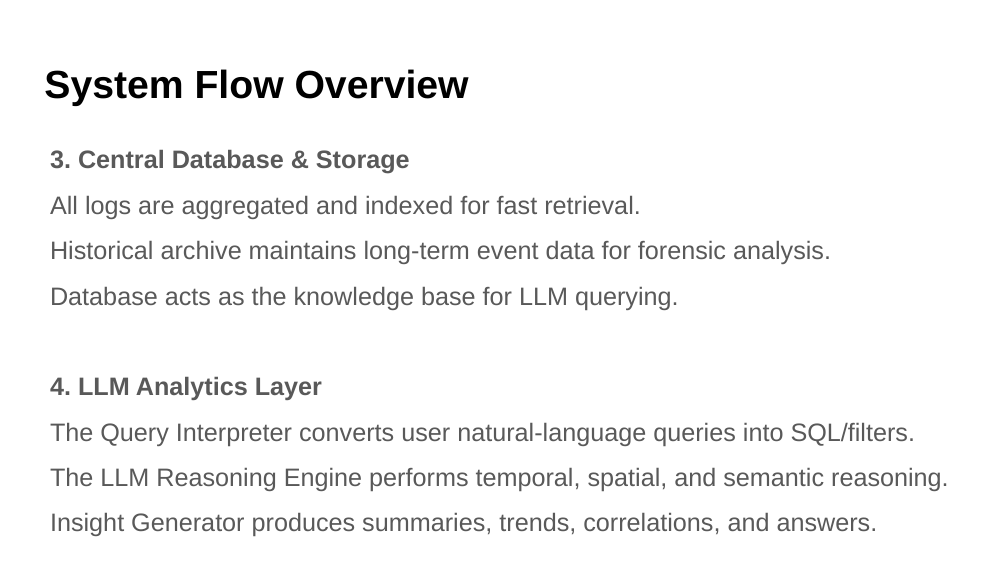
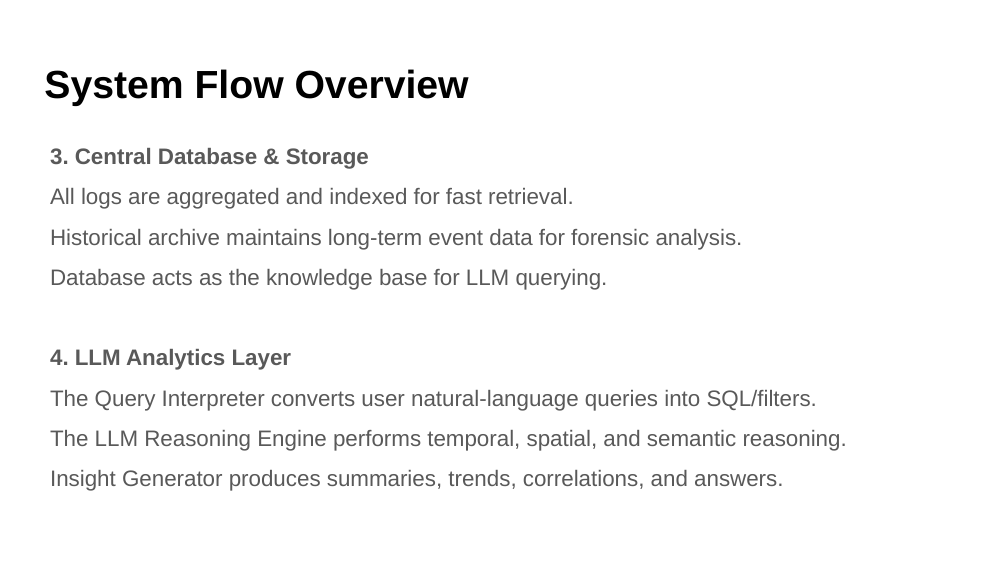
Before and after one commit to Avadh-Ladani-0/vForensIQ, a slide deck: slide 12 of Report/MP_24MCD009.pptx (slide 10 before the commit). Drawn at 1008x567 pixels with LibreOffice and Linux fonts; fonts in the diff are those of the drawing. Boxes give left, top, right and bottom in pixels: in the first picture for what was removed or moved away, otherwise in the second. Text is boxed around its words. In the diff, an @@ line names an element or a change of style, - is before the commit and + after.

```diff
--- a/Report/MP_24MCD009.pptx
+++ b/Report/MP_24MCD009.pptx
@@ text "3. Central Database & Storage" at [50,148,847,491]: size 18 to 16 pt @@
```
Also in this commit, not shown: 14 other slides changed, 3 slides added, 17 other files.
